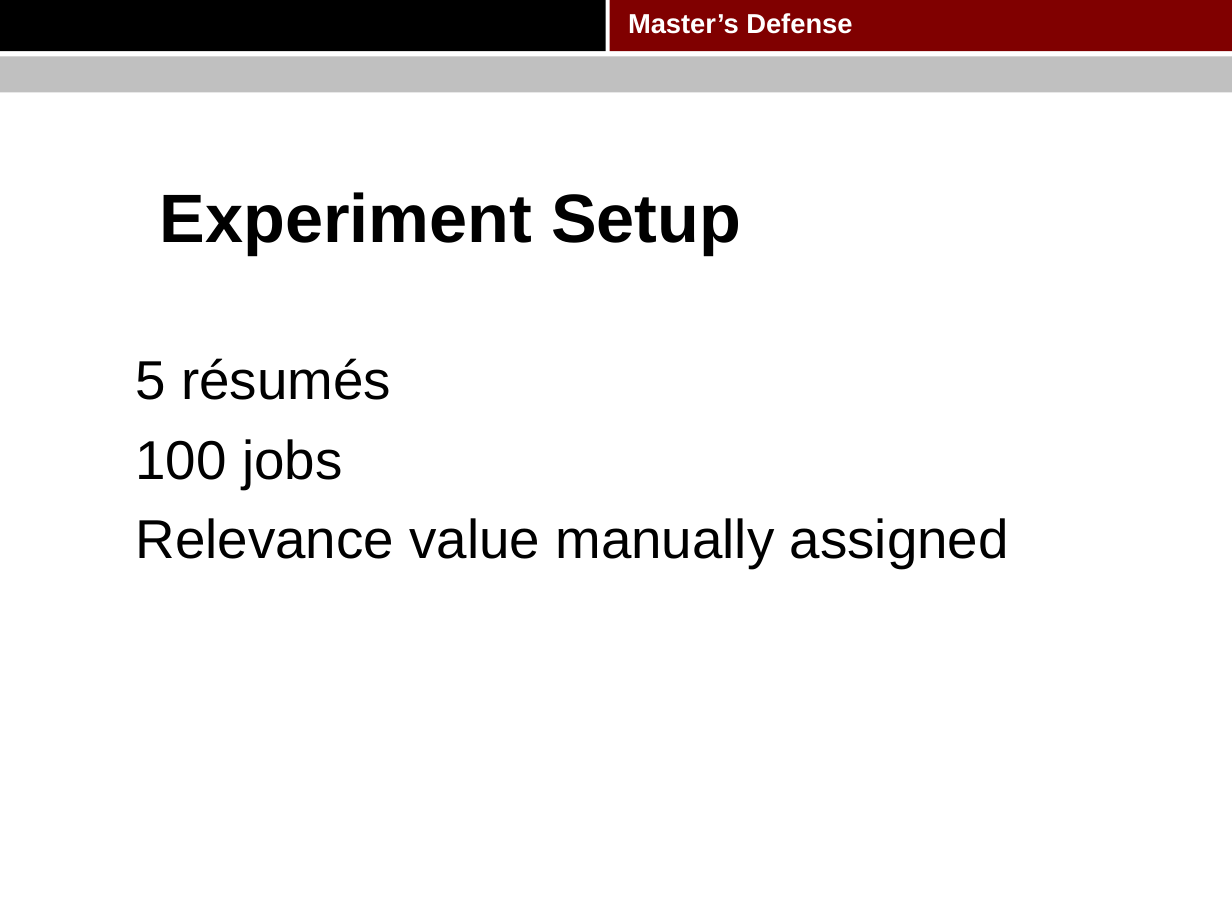
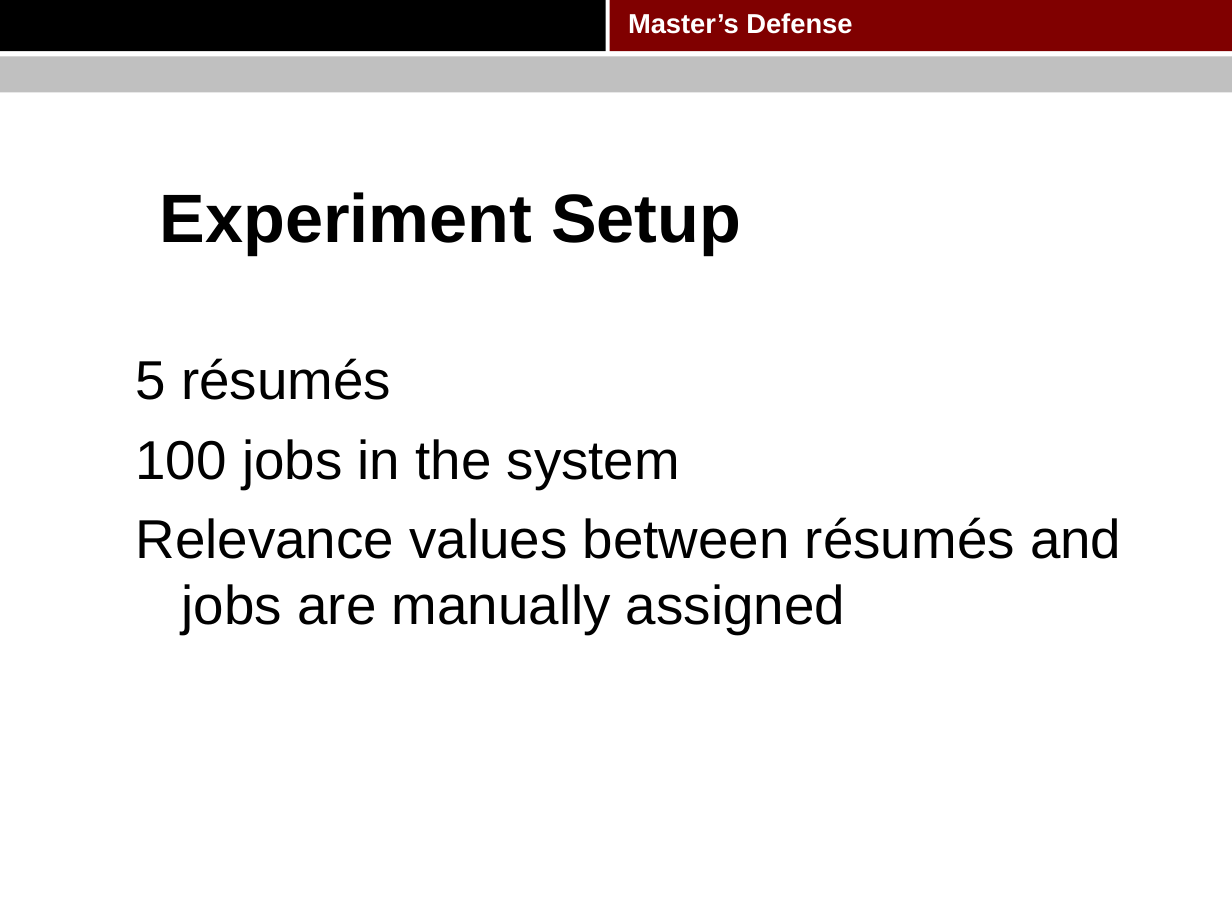
Before and after one commit to pkushiqiang/thesis, a slide deck: slide 68 of media/Master's thesis.pptx. Drawn at 1232x924 pixels with LibreOffice and Linux fonts; fonts in the diff are those of the drawing; background and template pictures are left out. Boxes give left, top, right and bottom in pixels: in the first picture for what was removed or moved away, otherwise in the second. Text is boxed around its words. In the diff, an @@ line names an element or a change of style, - is before the commit and + after.

```diff
--- a/media/Master's thesis.pptx
+++ b/media/Master's thesis.pptx
@@ text at (136,439,1121,634): text changed @@
-100 jobs
-Relevance value manually assigned
+100 jobs in the system
+Relevance values between résumés and jobs are manually assigned
```
Also in this commit, not shown: 20 other slides changed, 1 other file.
